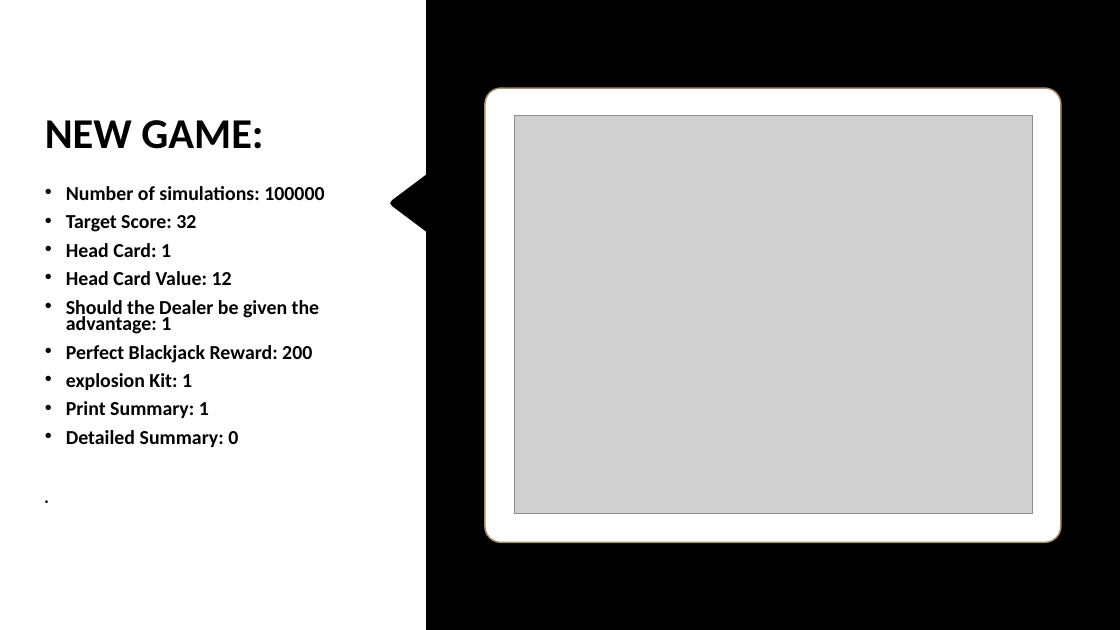
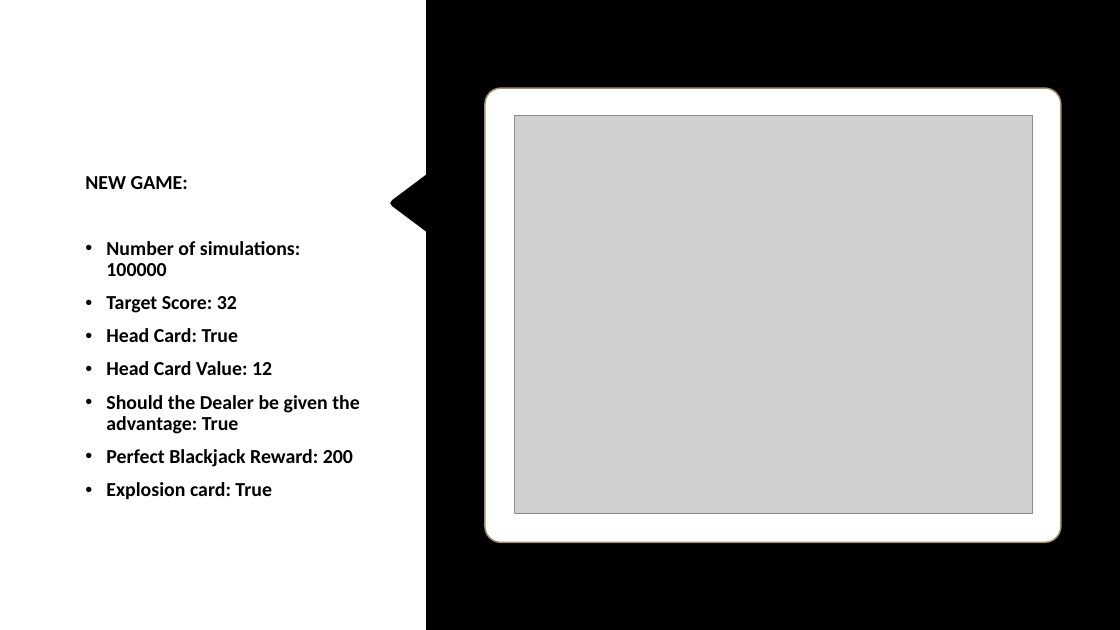
Before and after one commit to ishitamehta2604/Monte-Carlo-Simulation, a slide deck: slide 18 of BlackJackV2.pptx. Drawn at 1120x630 pixels with LibreOffice and Linux fonts; fonts in the diff are those of the drawing; grey boxes stand for pictures; background and template pictures are left out. Boxes give left, top, right and bottom in pixels: in the first picture for what was removed or moved away, otherwise in the second. Text is boxed around its words. In the diff, an @@ line names an element or a change of style, - is before the commit and + after.

```diff
--- a/BlackJackV2.pptx
+++ b/BlackJackV2.pptx
@@ text "NEW GAME:": place and size @@
-text "NEW GAME:" at <box>45,120,324,447</box>
+text "NEW GAME:" at <box>85,176,360,499</box>
@@ text at <box>85,176,353,467</box>: size 36.4 to 17 pt in "NEW GAME:"; size 17.1 to 17 pt in "Number of simulations: 100000", "Target Score: 32", "Head Card Value: 12", "Perfect Blackjack Reward: 200"; line spacing 0.7 to 0.9 @@
@@ text at <box>106,328,239,342</box>: text changed; size 17.1 to 17 pt @@
-• Head Card: 1
+• Head Card: True
@@ text at <box>106,395,360,434</box>: text changed; size 17.1 to 17 pt @@
-• Should the Dealer be given the advantage: 1
+• Should the Dealer be given the advantage: True
@@ text at <box>106,482,272,499</box>: text changed; size 17.1 to 17 pt @@
-• explosion Kit: 1
-• Print Summary: 1
-• Detailed Summary: 0
+• Explosion card: True
```
Also in this commit, not shown: 4 other slides changed, 9 other files.
